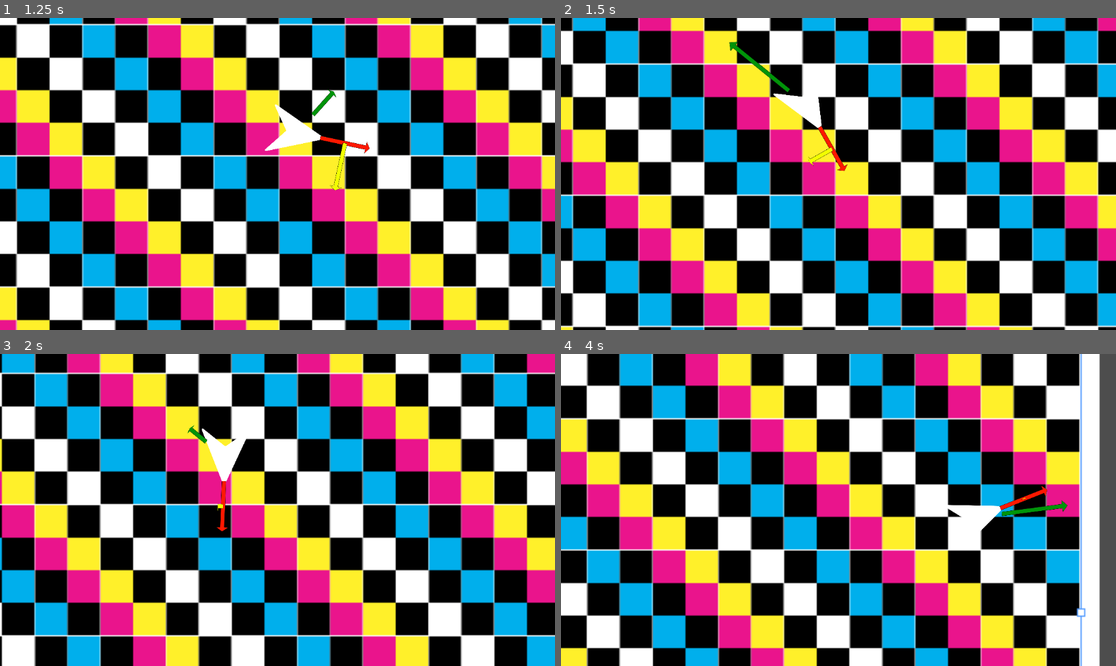
Above: before the commit, frames 1-4 (two rows, left to right).
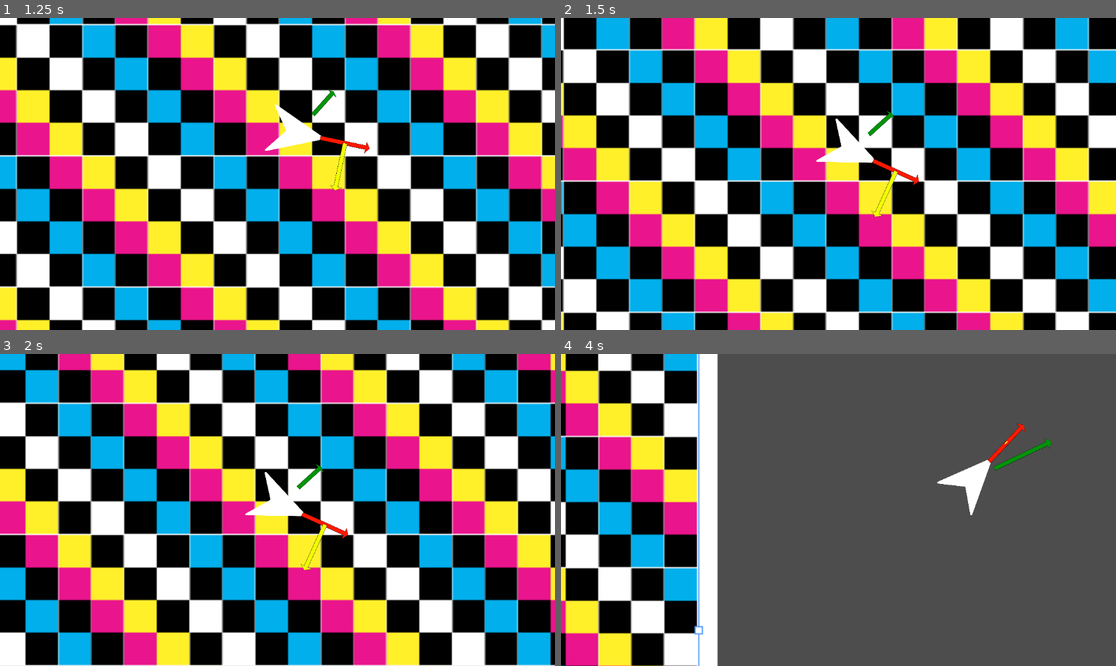
Above: after the commit, the same moments.

Repository: ParadoxArcher/Angle_Advantage
Game: Godot game, scene res://Scenes/GameScene.tscn
Two runs of this game, one before a commit and one after it. Both use one fixed random seed, a clock stepped at 60 frames per second and the inputs below.
Inputs:
- Up to frame 1 (1.25 s): tap Enter at 0.5 s; hold D (RotateRight) from 0.53 s (still down); hold W (Boost) from 0.53 s (still down)
- Up to frame 2 (1.5 s): release D (RotateRight) at 1.28 s; release W (Boost) at 1.28 s; hold S (Brake) from 1.28 s (still down); tap Space (Dodge) at 1.35 s
- Up to frame 3 (2 s): keep holding S (Brake)
- Up to frame 4 (4 s): release S (Brake) at 2.03 s; hold W (Boost) 2.03-2.78 s; hold D (RotateRight) 2.03-3.53 s; tap Space (Dodge) at 2.85 s; hold A (RotateLeft) from 3.53 s (still down); hold W (Boost) from 3.53 s (still down)

Frame 1 is identical in both runs. In frame 2, 58% of the frame differs, in the area x 0-100%, y 0-100%; in frame 3, 41%; in frame 4, 93%, in the area x 0-98%, y 0-100%.
Error after the commit: Invalid access of index '4' on a base object of type: 'Array'. (res://Scripts/PlayerScript.gd:50)

Commit message:
vault backup: 2025-01-10 11:34:28

Diff:
--- a/zProject Files/Godot/Scripts/PlayerScript.gd
+++ b/zProject Files/Godot/Scripts/PlayerScript.gd
@@ -7,7 +7,7 @@
 @export var RotaAccel = [PI/2,  PI/4] # {0: RotaAccel, 1: RotaDecel}
 
 ## Brake Variables
-@export var BrakeDecel = [2.5, PI] # {0: SpeedDecel, 1: RotaDecel}
+@export var BrakeDecel = [2.5, PI] # {0: SpeedAccel, 1: SpeedDecel, 2: RotaAccel, 3: RotaDecel}
 
 ##Dodge Variables
 @export var DodgeMaxSpeed = [1.5, 100, -4] # {0: MaxSpeedMultiplier, 1: MaxSpeedDecel, 2: EaseCurve}
@@ -39,10 +39,15 @@
 	#region Rotation Rate
 	if MoveInput.x != 0:
 		RotaRate = RotaAccel[0] #RotaAccel
+		# BrakeRotaAccel
+		if isBraking && RotaSpeed * MoveInput.x > 0:
+			RotaRate += BrakeDecel[1]
+		else:
+			RotaRate / BrakeDecel[1]
 	elif not isBraking:
 		RotaRate = RotaAccel[1] #BaseRotaDecel
 	else:
-		RotaRate = BrakeDecel[1] #BrakeRotaDecel
+		RotaRate = BrakeDecel[4] #BrakeRotaDecel
 	#endregion
 
 	#region Boost
@@ -53,7 +58,7 @@
 	elif not isBraking:
 		AccelRate = SpeedAccel[1] #BaseSpeedDecel
 	else:
-		AccelRate = BrakeDecel[0] #BrakeSpeedDecel
+		AccelRate = BrakeDecel[1] #BrakeSpeedDecel
 	#endregion
 
 	#region Dodge
Not shown, changed: .obsidian/workspace.json
